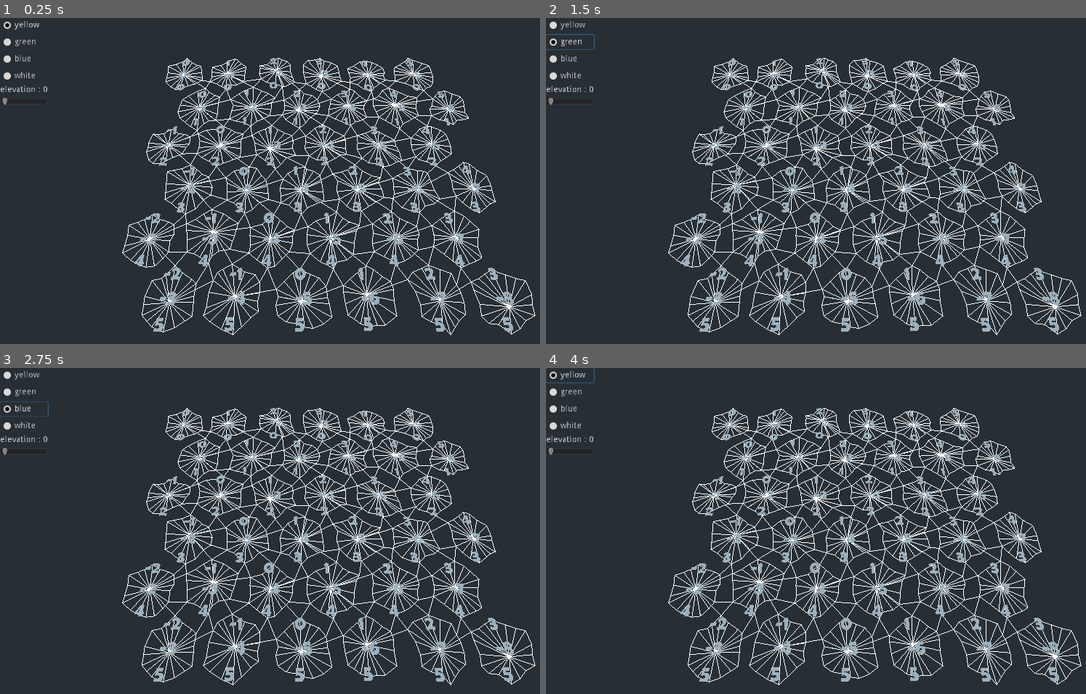
Above: before the commit, frames 1-4 (two rows, left to right).
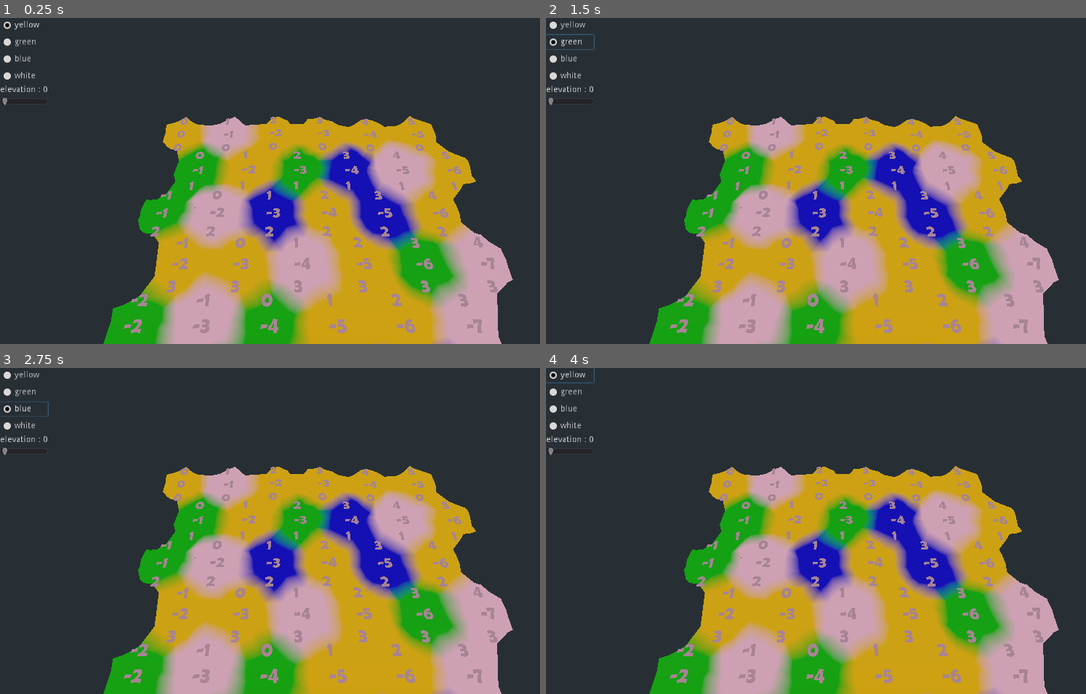
Above: after the commit, the same moments.

Repository: vmjcv/journey_in_world
Game: Godot game, scene res://scene/main.tscn
The game is run twice, just before and just after one commit, with the same random seed, the same clock (stepped at 60 frames per second) and the same inputs.
Inputs:
- Up to frame 1 (0.25 s): no input
- Up to frame 2 (1.5 s): click "yellow" at 0.5 s; click "green" at 1.25 s
- Up to frame 3 (2.75 s): click "blue" at 2 s
- Up to frame 4 (4 s): click "white" at 2.75 s; click "yellow" at 3.5 s

The runs differ from the first frame. In frame 1, 45% of the frame differs, in the area x 19-100%, y 12-100%; in frame 2, 45%; in frame 3, 45%; in frame 4, 45%.

Commit message:
抽离函数，优化代码

Diff:
--- a/game/scene/common/hex_cell.tscn
+++ b/game/scene/common/hex_cell.tscn
@@ -3,27 +3,27 @@
 [ext_resource path="res://script/common/hex_cell.gd" type="Script" id=1]
 [ext_resource path="res://addons/SIsilicon.3d.text/label_3d.gd" type="Script" id=2]
 
-[sub_resource type="Shader" id=1]
+[sub_resource type="Shader" id=4]
 code = "shader_type spatial;
 
 void fragment() {
-  EMISSION = COLOR.rgb;
+  ALBEDO = COLOR.rgb;
 }"
 
-[sub_resource type="ShaderMaterial" id=2]
-shader = SubResource( 1 )
+[sub_resource type="ShaderMaterial" id=1]
+shader = SubResource( 4 )
 
-[sub_resource type="ArrayMesh" id=3]
+[sub_resource type="ArrayMesh" id=2]
 
-[sub_resource type="MultiMesh" id=4]
+[sub_resource type="MultiMesh" id=3]
 transform_format = 1
 instance_count = 1
-mesh = SubResource( 3 )
+mesh = SubResource( 2 )
 transform_array = PoolVector3Array( 1, 0, 0, 0, 1, 0, 0, 0, 1, 0, 0, 0 )
 
 [node name="hex_cell" type="MultiMeshInstance"]
-material_override = SubResource( 2 )
-multimesh = SubResource( 4 )
+material_override = SubResource( 1 )
+multimesh = SubResource( 3 )
 script = ExtResource( 1 )
 
 [node name="Area" type="Area" parent="."]
--- a/game/scene/main.tscn
+++ b/game/scene/main.tscn
@@ -14,8 +14,9 @@
 transform = Transform( 1, 0, 0, 0, 1, 0, 0, 0, 1, 0.0672531, 0.230003, -0.269363 )
 
 [node name="Camera" type="Camera" parent="."]
-transform = Transform( 1, 0, 0, 0, 0.358889, 0.93338, 0, -0.93338, 0.358889, 40.0297, 67.6201, 68.3758 )
+transform = Transform( 1, 0, 0, 0, 0.434649, 0.9006, 0, -0.9006, 0.434649, 40.0297, 70, 52.5937 )
 current = true
 
 [node name="DirectionalLight" type="DirectionalLight" parent="."]
-transform = Transform( 1, 0, 0, 0, 0.767881, 0.640592, 0, -0.640592, 0.767881, 1.21785, 2.04939, 2.82277 )
+transform = Transform( 0.71407, 0.698371, -0.0488104, -0.28459, 0.353273, 0.891183, 0.63962, -0.622476, 0.451011, 6.93521, 18.3167, -0.314833 )
+light_color = Color( 0.945098, 0.160784, 0.160784, 1 )
--- a/game/script/common/hex_cell.gd
+++ b/game/script/common/hex_cell.gd
@@ -54,52 +54,14 @@
 
 	var center = Vector3(0.0,0.0,0.0)
 	for d in range(HexDirection.NE, HexDirection.NW+1):
-		var v1 = center
-		var v2 = center+hex_metrics.get_first_solid_corner(d)
-		var v3 = center+hex_metrics.get_second_solid_corner(d)
-		var bridge = hex_metrics.get_bridge(d)
-		var v4 = v2+bridge
-		var v5 = v3+bridge
-		var neighbor = get_neighbor(d)
-		if neighbor:
-			v4.y = (neighbor.translation -  translation).y
-			v5.y = v4.y
-		var e1 = lerp(v2,v3,0.333)
-		var e2 = lerp(v2,v3,0.666)
-		add_triangle(v1,v2,e1)
-		change_inner_triangle_color(v1,v2,e1)
-		add_triangle(v1,e1,e2)
-		change_inner_triangle_color(v1,e1,e2)
-		add_triangle(v1,e2,v3)
-		change_inner_triangle_color(v1,e2,v3)
-
-		# if d <= HexDirection.SE:
-		# 	if not neighbor:
-		# 		pass
-		# 	else:
-		# 		if get_edge_type(d) == hex_metrics.HexEdgeType.SLOPE:
-		# 			triangulate_edge_terraces(v2,v3,self,v4,v5,neighbor)
-		# 		else:
-		# 			add_quad(v2,v3,v4,v5)
-		# 			add_quad_color(v2,v3,v4,v5,cell_color,cell_color,neighbor.cell_color,neighbor.cell_color)
-
-		if d <= HexDirection.E:
-			var next_neighbor = get_neighbor(get_next(d))
-			if not neighbor or not next_neighbor:
-				pass
-			else:
-				var v8 = v3 + hex_metrics.get_bridge(get_next(d))
-				v8.y = (next_neighbor.translation -  translation).y
-				if elevation <= neighbor.elevation:
-					if elevation<=next_neighbor.elevation:
-						triangulate_corner(v3,self,v5,neighbor,v8,next_neighbor)
-					# else:
-					# 	triangulate_corner(v8,next_neighbor,v3,self,v5,neighbor)
-				# elif neighbor.elevation<=next_neighbor.elevation:
-				# 	triangulate_corner(v5,neighbor,v8,next_neighbor,v3,self)
-				# else:
-				# 	triangulate_corner(v8,next_neighbor,v3,self,v5,neighbor)
-
+		var e1 = HexStatic.HexEdgeVertices.new(
+			center+hex_metrics.get_first_solid_corner(d),
+			center+hex_metrics.get_second_solid_corner(d)
+		)
+		triangulate_edge_fan(center,e1)
+
+		if d <= HexDirection.SE:
+			triangulate_connection(d,self,e1)
 
 	arr[Mesh.ARRAY_VERTEX] = verts
 	#arr[Mesh.ARRAY_TEX_UV] = uvs
@@ -107,9 +69,40 @@
 	#arr[Mesh.ARRAY_NORMAL] = normals
 	arr[Mesh.ARRAY_INDEX] = indices
 	multimesh.mesh = ArrayMesh.new()
-	# multimesh.mesh.add_surface_from_arrays(Mesh.PRIMITIVE_TRIANGLES, arr) # No blendshapes or compression used.
-	multimesh.mesh.add_surface_from_arrays(Mesh.PRIMITIVE_LINE_STRIP, arr) # No blendshapes or compression used.
+	multimesh.mesh.add_surface_from_arrays(Mesh.PRIMITIVE_TRIANGLES, arr)
+	# multimesh.mesh.add_surface_from_arrays(Mesh.PRIMITIVE_LINE_STRIP, arr)
+	# multimesh.mesh.add_surface_from_arrays(Mesh.PRIMITIVE_TRIANGLE_FAN, arr)
 	#multimesh.mesh.generate_triangle_mesh()
+
+func triangulate_connection(direction,cell,e1):
+	var neighbor = get_neighbor(direction)
+	if not neighbor:
+		return
+	var bridge = hex_metrics.get_bridge(direction)
+	bridge.y =(neighbor.translation -  translation).y
+	var e2 = HexStatic.HexEdgeVertices.new(
+			e1.v1+bridge,
+			e1.v4+bridge
+		)
+	if get_edge_type(direction) == hex_metrics.HexEdgeType.SLOPE:
+		triangulate_edge_terraces(e1,cell,e2,neighbor)
+	else:
+		triangulate_edge_strip(e1,cell.cell_color,e2,neighbor.cell_color)
+
+	var next_neighbor = get_neighbor(get_next(direction))
+	if not next_neighbor or direction > HexDirection.E:
+		return
+	var v5 = e1.v4 + hex_metrics.get_bridge(get_next(direction))
+	v5.y = (next_neighbor.translation -  cell.translation).y
+	if cell.elevation <= neighbor.elevation:
+		if cell.elevation<=next_neighbor.elevation:
+			triangulate_corner(e1.v4,cell,e2.v4,neighbor,v5,next_neighbor)
+		else:
+			triangulate_corner(v5,next_neighbor,e1.v4,cell,e2.v4,neighbor)
+	elif neighbor.elevation<=next_neighbor.elevation:
+		triangulate_corner(e2.v4,neighbor,v5,next_neighbor,e1.v4,cell)
+	else:
+		triangulate_corner(v5,next_neighbor,e1.v4,cell,e2.v4,neighbor)
 
 func change_inner_triangle_color(v1,v2,v3):
 	# 改变内部三角形的颜色
@@ -172,7 +165,6 @@
 		else:
 			triangulate_corner_terraces_cliff(left,left_cell,right,right_cell,bottom,bottom_cell)
 	else:
-		print(bottom,left,right)
 		add_triangle(bottom,left,right)
 		add_triangle_color(bottom,left,right,bottom_cell.cell_color,left_cell.cell_color,right_cell.cell_color)
 
@@ -205,8 +197,6 @@
 	b = abs(b)
 	var boundary =lerp(begin,right,b)
 	var boundary_color = hex_metrics.color_slerp(begin_cell.cell_color,right_cell.cell_color,b)
-	# add_triangle(begin,left,boundary)
-	# add_triangle_color(begin,left,boundary,begin_cell.cell_color,left_cell.cell_color,boundary_color)
 	triangulate_boundary_triangle(begin,begin_cell,left,left_cell,boundary,boundary_color)
 	if left_cell.get_edge_type_by_cell(right_cell) == hex_metrics.HexEdgeType.SLOPE:
 		triangulate_boundary_triangle(left,left_cell,right,right_cell,boundary,boundary_color)
@@ -219,8 +209,6 @@
 	b = abs(b)
 	var boundary =lerp(begin,left,b)
 	var boundary_color = hex_metrics.color_slerp(begin_cell.cell_color,left_cell.cell_color,b)
-	# add_triangle(begin,left,boundary)
-	# add_triangle_color(begin,left,boundary,begin_cell.cell_color,left_cell.cell_color,boundary_color)
 	triangulate_boundary_triangle(right,right_cell,begin,begin_cell,boundary,boundary_color)
 	if left_cell.get_edge_type_by_cell(right_cell) == hex_metrics.HexEdgeType.SLOPE:
 		triangulate_boundary_triangle(left,left_cell,right,right_cell,boundary,boundary_color)
@@ -244,24 +232,17 @@
 	add_triangle(v2,left,boundary)
 	add_triangle_color(v2,left,boundary,c2,left_cell.cell_color,boundary_color)
 
-func triangulate_edge_terraces(begin_left,begin_right,begin_cell,end_left,end_right,end_cell):
-	var v3 = hex_metrics.terrace_lerp(begin_left,end_left,1)
-	var v4 = hex_metrics.terrace_lerp(begin_right,end_right,1)
+func triangulate_edge_terraces(begin,begin_cell,end,end_cell):
+	var e2 = HexStatic.HexEdgeVertices.terrace_lerp(begin,end,1)
 	var c2 = hex_metrics.terrace_color_lerp(begin_cell.cell_color,end_cell.cell_color,1)
-	add_quad(begin_left,begin_right,v3,v4)
-	add_quad_color(begin_left,begin_right,v3,v4,begin_cell.cell_color,begin_cell.cell_color,c2,c2)
+	triangulate_edge_strip(begin,begin_cell.cell_color,e2,c2)
 	for i in range(2,hex_metrics.terrace_steps):
-		var v1 = Vector3(v3)
-		var v2 = Vector3(v4)
+		var e1 = e2
 		var c1 = Color(c2)
-		v3 = hex_metrics.terrace_lerp(begin_left,end_left,i)
-		v4 = hex_metrics.terrace_lerp(begin_right,end_right,i)
+		e2 = HexStatic.HexEdgeVertices.terrace_lerp(begin,end,i)
 		c2 = hex_metrics.terrace_color_lerp(begin_cell.cell_color,end_cell.cell_color,i)
-		add_quad(v1,v2,v3,v4)
-		add_quad_color(v1,v2,v3,v4,c1,c1,c2,c2)
-
-	add_quad(v3,v4,end_left,end_right)
-	add_quad_color(v3,v4,end_left,end_right,c2,c2,end_cell.cell_color,end_cell.cell_color)
+		triangulate_edge_strip(e1,c1,e2,c2)
+	triangulate_edge_strip(e2,c2,end,end_cell.cell_color)
 
 func add_quad(v2,v3,v4,v5):
 	add_vert(perturb(v2))
@@ -369,3 +350,18 @@
 	#cur_position.y =cur_position.y+ sample.y
 	cur_position.z =cur_position.z+ sample.z
 	return cur_position
+
+func triangulate_edge_fan(center,edge):
+	add_triangle(center,edge.v1,edge.v2)
+	change_inner_triangle_color(center,edge.v1,edge.v2)
+	add_triangle(center,edge.v2,edge.v3)
+	change_inner_triangle_color(center,edge.v2,edge.v3)
+	add_triangle(center,edge.v3,edge.v4)
+	change_inner_triangle_color(center,edge.v3,edge.v4)
+func triangulate_edge_strip(e1,c1,e2,c2):
+	add_quad(e1.v1,e1.v2,e2.v1,e2.v2)
+	add_quad_color(e1.v1,e1.v2,e2.v1,e2.v2,c1,c1,c2,c2)
+	add_quad(e1.v2,e1.v3,e2.v2,e2.v3)
+	add_quad_color(e1.v2,e1.v3,e2.v2,e2.v3,c1,c1,c2,c2)
+	add_quad(e1.v3,e1.v4,e2.v3,e2.v4)
+	add_quad_color(e1.v3,e1.v4,e2.v3,e2.v4,c1,c1,c2,c2)
--- a/game/script/common/hex_static.gd
+++ b/game/script/common/hex_static.gd
@@ -112,3 +112,24 @@
 
 	func get_y():
 		return -x-z
+
+
+class HexEdgeVertices:
+	var v1
+	var v2
+	var v3
+	var v4
+	func _init(corner1,corner2):
+		v1 = corner1
+		v2 = lerp(corner1,corner2,0.333)
+		v3 = lerp(corner1,corner2,0.666)
+		v4 = corner2
+
+	static func terrace_lerp(a,b,step):
+		var result = HexEdgeVertices.new(Vector3(0,0,0),Vector3(0,0,0))
+		var hex_metrics = HexMetrics.new()
+		result.v1 = hex_metrics.terrace_lerp(a.v1,b.v1,step)
+		result.v2 = hex_metrics.terrace_lerp(a.v2,b.v2,step)
+		result.v3 = hex_metrics.terrace_lerp(a.v3,b.v3,step)
+		result.v4 = hex_metrics.terrace_lerp(a.v4,b.v4,step)
+		return result
